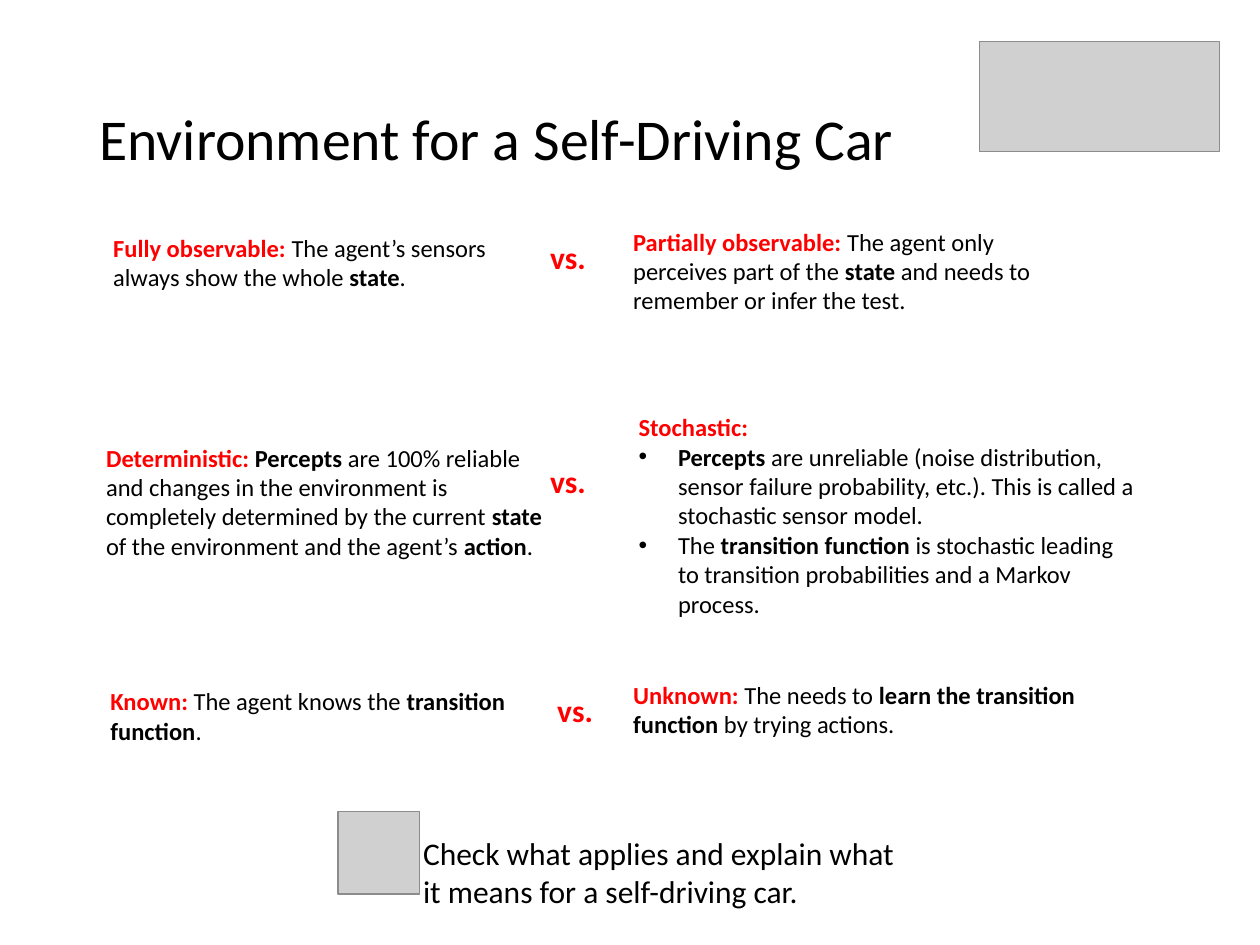
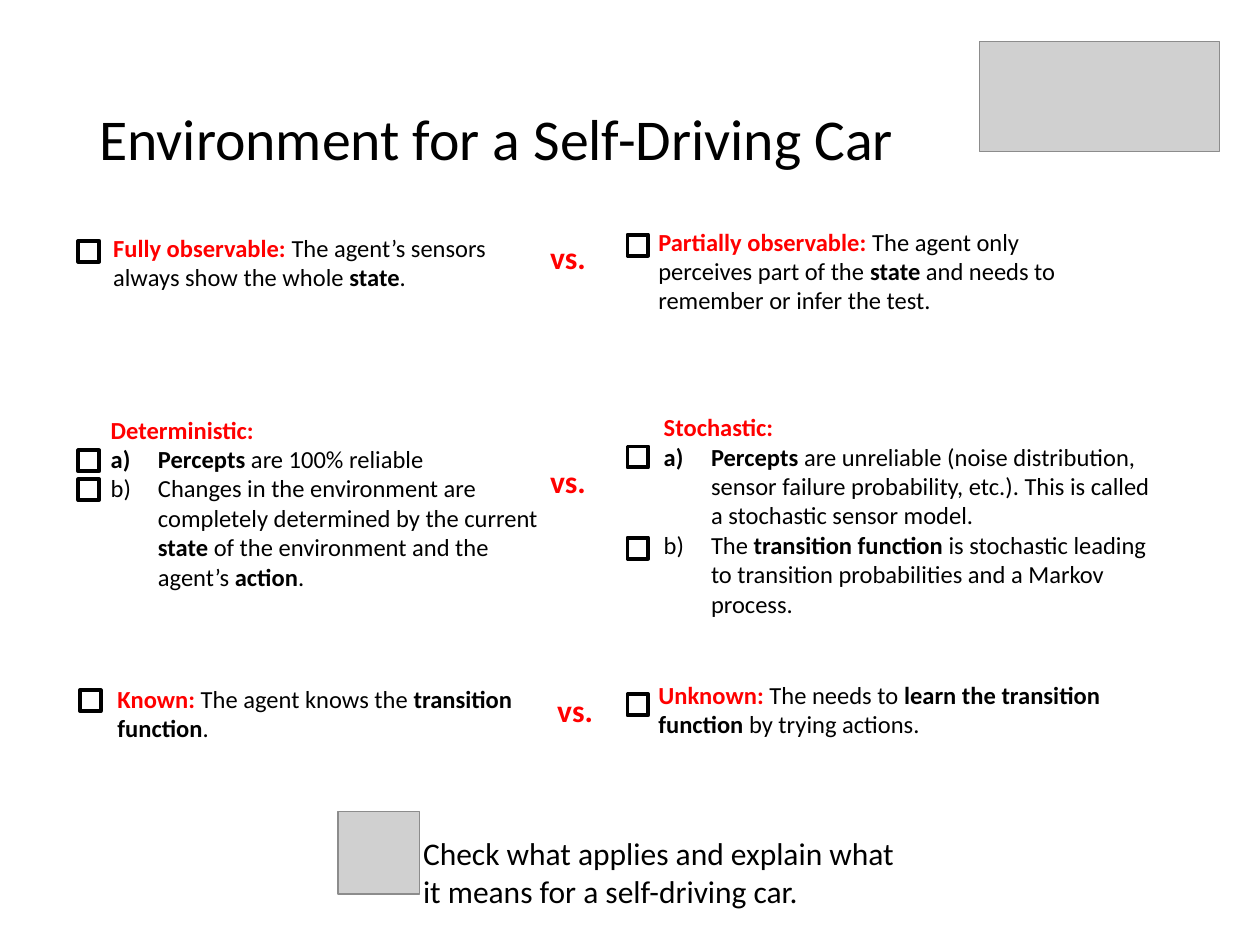
Before and after one commit to mhahsler/CS7320-AI, a slide deck: slide 7 of slides/02_agents_discussion.pptx. Drawn at 1260x945 pixels with LibreOffice and Linux fonts; fonts in the diff are those of the drawing; grey boxes stand for pictures. Boxes give left, top, right and bottom in pixels: in the first picture for what was removed or moved away, otherwise in the second. Text is boxed around its words. In the diff, an @@ line names an element or a change of style, - is before the commit and + after.

```diff
--- a/slides/02_agents_discussion.pptx
+++ b/slides/02_agents_discussion.pptx
@@ rectangle added at [627,234,648,256], outline #000000 2.25 pt @@
@@ rectangle added at [78,241,98,262], outline #000000 2.25 pt @@
@@ 3 texts: place and size @@
-3 texts at [633,233,1134,738]
+3 texts at [658,233,1149,738]
@@ text at [111,421,537,591]: text changed @@
-Deterministic: Percepts are 100% reliable and changes in the environment is completely determined by the current state of the environment and the agent’s action.
+Deterministic:
+a) Percepts are 100% reliable
+b) Changes in the environment are completely determined by the current state of the environment and the agent’s action.
@@ rectangle added at [627,446,648,467], outline #000000 2.25 pt @@
@@ text at [711,448,1149,617]: bullet • to a) @@
@@ rectangle added at [78,450,98,471], outline #000000 2.25 pt @@
@@ rectangle added at [78,479,98,500], outline #000000 2.25 pt @@
@@ rectangle added at [627,538,648,559], outline #000000 2.25 pt @@
@@ text "Known: The agent knows the ...": place and size @@
-text "Known: The agent knows the ..." at [110,692,505,741]
+text "Known: The agent knows the ..." at [117,690,512,738]
@@ rectangle added at [81,690,101,712], outline #000000 2.25 pt @@
@@ rectangle added at [627,694,648,716], outline #000000 2.25 pt @@
```
Also in this commit, not shown: 6 other slides changed, 3 other files.
